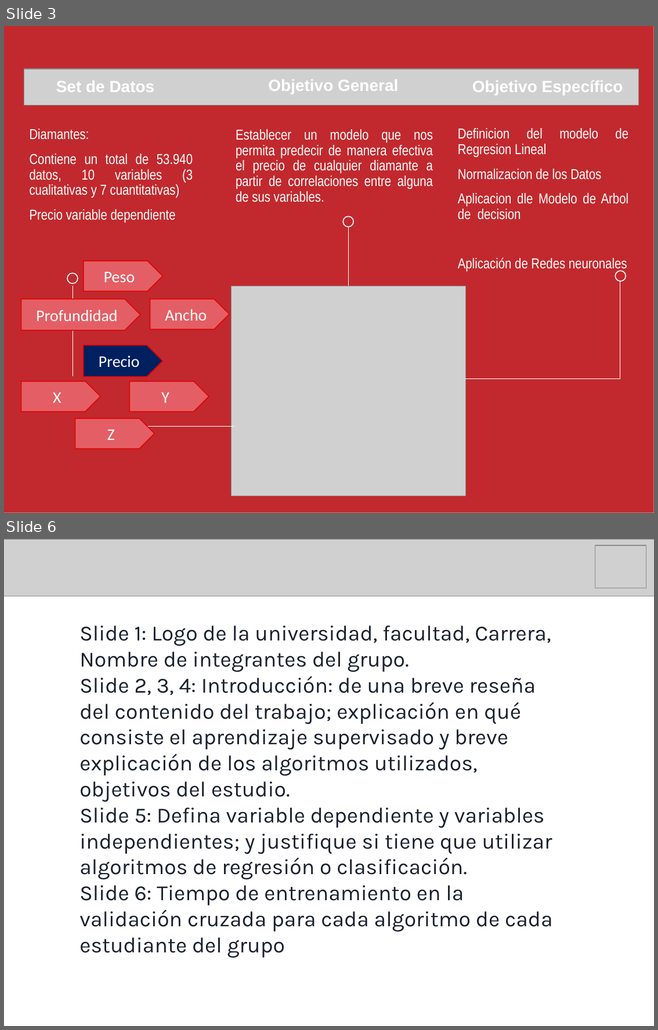
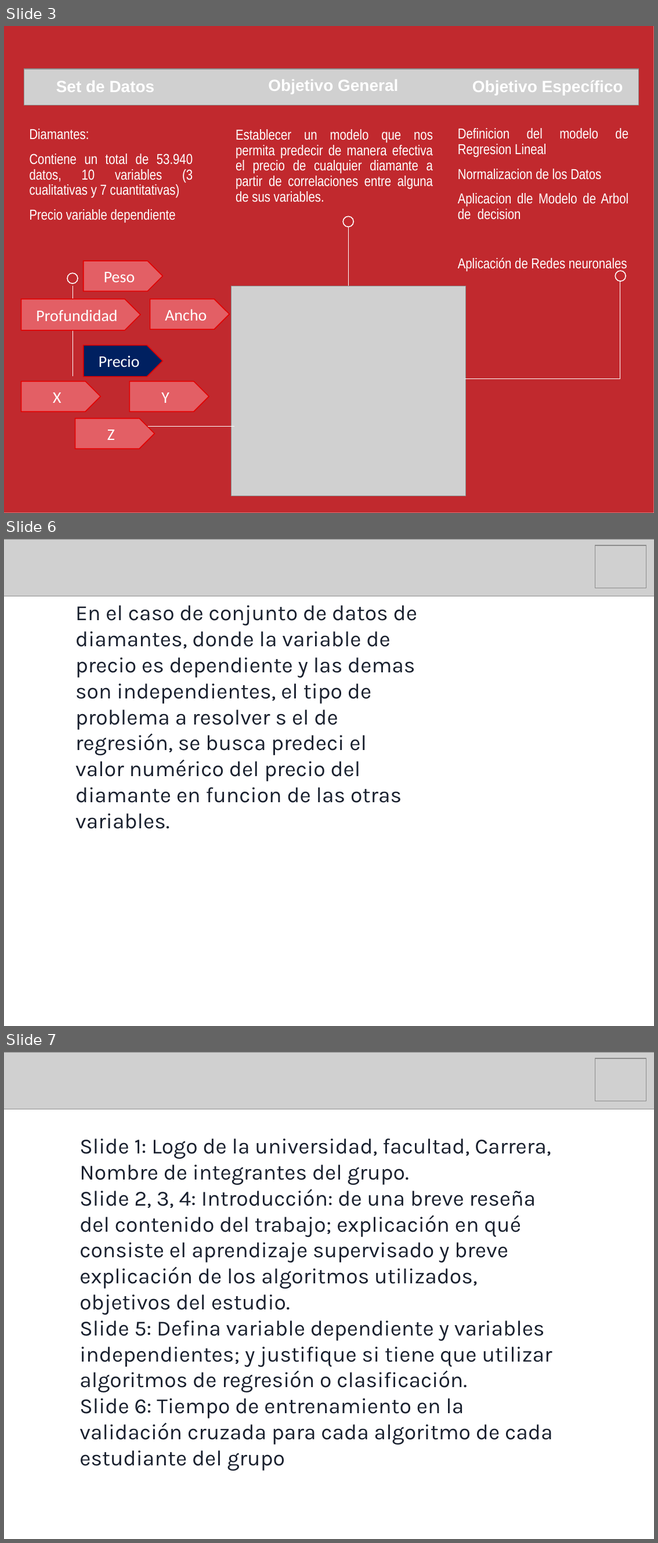
Before and after one commit to IgnGGA/grupo9, a slide deck: presentación/presentaciónDosMineriaDeDatos.pptx. Shown one above the other, each under a label of ours: slides 3 and 6 before the commit, slides 3, 6 and 7 after it; the slides between them are not shown. The pictures are 658x1030 and 658x1543 pixels, drawn with LibreOffice and Linux fonts; fonts in the diff are those of the drawing; grey boxes stand for pictures. Boxes give left, top, right and bottom in pixels: in the first picture for what was removed or moved away, otherwise in the second. Text is boxed around its words. In the diff, an @@ line names an element or a change of style, - is before the commit and + after.

```diff
--- a/presentación/presentaciónDosMineriaDeDatos.pptx
+++ b/presentación/presentaciónDosMineriaDeDatos.pptx
@@ slide 6 added at [4, 539, 654, 1026], background #FFFFFF @@
@@ picture added at [4, 539, 654, 596] @@
@@ picture added at [594, 545, 646, 588] @@
@@ text added at [75, 605, 417, 803], 24 pt, text #19202E @@
+En el caso de conjunto de datos de diamantes, donde la variable de precio es dependiente y las demas son independientes, el tipo de problema a resolver s el de regresión, se busca predeci el valor numérico del precio del diamante en funcion de las otras variables.
@@ what was slide 6 is now slide 7 @@
```
Also in this commit, not shown: 2 slides changed, 1 other slide added, 2 slides removed, 3 other files.
